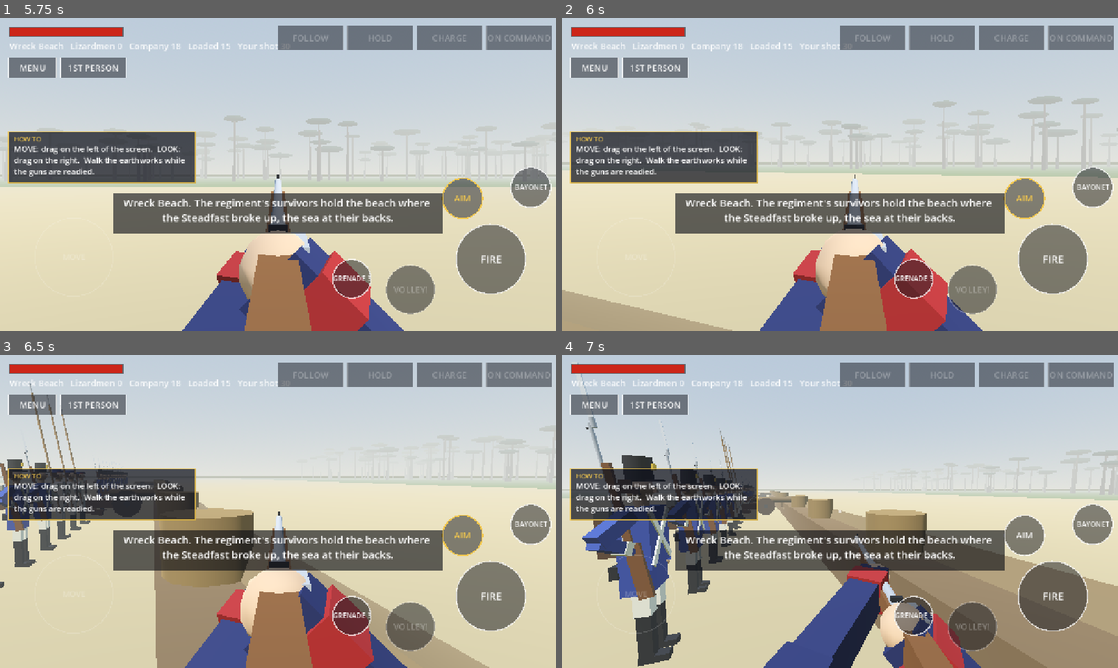
Above: before the commit, frames 1-4 (two rows, left to right).
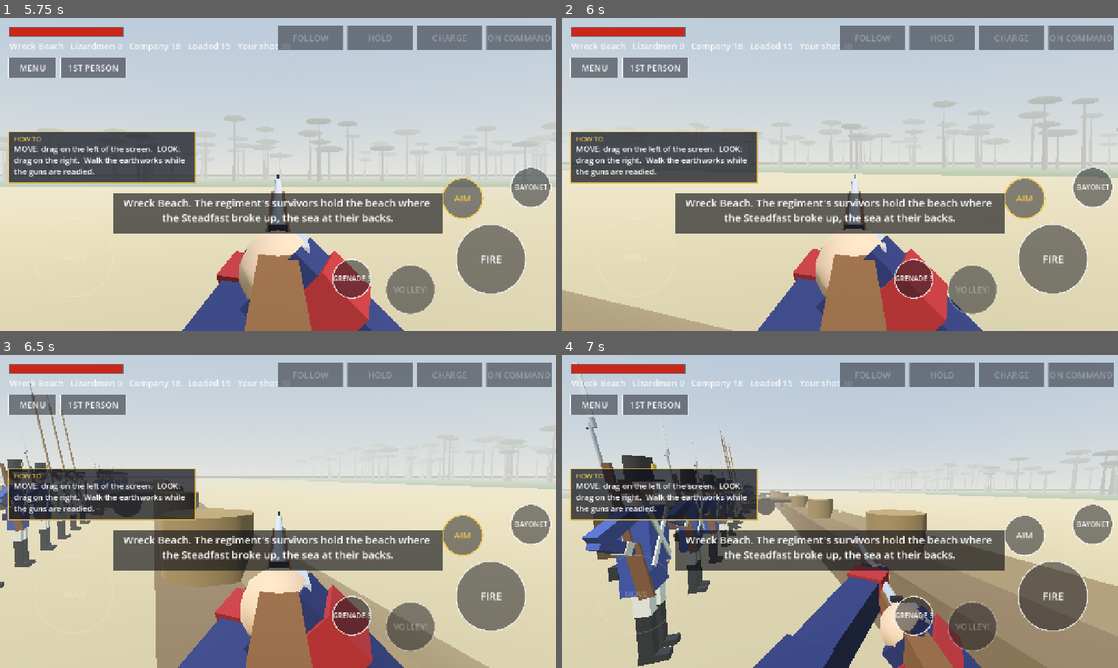
Above: after the commit, the same moments.

Repository: cavaleirobrancopensante/MusketFPS
Game: Godot game, scene res://scenes/menu.tscn
The game is run twice, just before and just after one commit, with the same random seed, the same clock (stepped at 60 frames per second) and the same inputs.
Inputs (mouse positions are in pixels of both pictures, inside the frame that each line leads up to):
- Up to frame 1 (5.75 s): click "NEW CAMPAIGN" at 0.5 s; click "NEW CAMPAIGN" at 1.25 s; click "Start battles in third person" at 2 s; click "Start battles in third person" at 2.75 s; click "START HERE" at 3.5 s; click "SKIP ▸" at 4.25 s; tap Enter at 5 s; move the mouse to (250, 237) at 5.02 s; hold W (move_forward) from 5.03 s (still down); tap Z (aim) at 5.1 s; click (250, 237) at 5.17 s
- Up to frame 2 (6 s): release W (move_forward) at 5.75 s; drag from (1006, 221) to (812, 237) at 5.77 s
- Up to frame 3 (6.5 s): no input
- Up to frame 4 (7 s): move the mouse to (673, 464) at 6.52 s; hold A (move_left) from 6.53 s (still down); tap E (block) at 6.6 s; tap Z (aim) at 6.8 s

Frame 1 is identical in both runs. In frame 2, 0.1% of the frame differs, in the area x 35-70%, y 73-100%; in frame 3, 0.3%; in frame 4, 0.7%, in the area x 34-75%, y 66-100%.

Commit message:
Music plays without an import, your body in first person, third-person aim sight
- Music: if a track hasn't been imported (a project synced onto the phone),
  decode the raw .ogg; the player panel shows why if a track still can't open
- First person: torso, coat and legs are there when you look down (only the
  head, collar and epaulettes are hidden); the eye leans out over the chest
- Third person: aiming pulls the camera in over the shoulder, and a small
  ring sight tightens round the dot

Co-Authored-By: Claude Opus 5.5 <noreply@anthropic.com>
Claude-Session: https://claude.ai/code/session_01HuFGXcEGY55MGcQ6NUu6tq

Diff:
--- a/scripts/hud.gd
+++ b/scripts/hud.gd
@@ -287,10 +287,17 @@
 
 	# Crosshair and hit marker.
 	var c := s * 0.5
-	# Sighting down the barrel replaces the crosshair dot.
-	var dot_a := 0.85 * (1.0 - clampf(player.aim_amount * 1.5, 0.0, 1.0))
-	if dot_a > 0.01:
-		draw_circle(c, 2.5, Color(1, 1, 1, dot_a))
+	# First person: sighting down the barrel replaces the crosshair dot.
+	# Third person has no barrel to sight along: aiming tightens a small
+	# ring round the dot instead.
+	if player.third_person:
+		draw_circle(c, 2.5, Color(1, 1, 1, 0.9))
+		var r := lerpf(14.0, 6.0, player.aim_amount)
+		draw_arc(c, r, 0.0, TAU, 24, Color(1, 1, 1, 0.35 + 0.45 * player.aim_amount), 1.5)
+	else:
+		var dot_a := 0.85 * (1.0 - clampf(player.aim_amount * 1.5, 0.0, 1.0))
+		if dot_a > 0.01:
+			draw_circle(c, 2.5, Color(1, 1, 1, dot_a))
 	if hit_marker > 0.0:
 		var a := hit_marker / 0.35
 		var col := Color(1, 0.3, 0.2, a)
--- a/scripts/music.gd
+++ b/scripts/music.gd
@@ -206,12 +206,27 @@
 	index = 0
 
 
+## The imported track if the editor has imported it; failing that, the raw
+## .ogg decoded straight from the project folder (a project synced onto the
+## phone may not have been imported yet, and then load() gives nothing).
+var last_error := ""
+
+
 func _load_stream(path: String) -> AudioStream:
+	var s: AudioStream = null
 	if ResourceLoader.exists(path):
-		return load(path)
-	if FileAccess.file_exists(path):
-		return AudioStreamOggVorbis.load_from_file(path)
-	return null
+		s = load(path) as AudioStream
+	if s == null and FileAccess.file_exists(path):
+		var bytes := FileAccess.get_file_as_bytes(path)
+		if bytes.size() > 0:
+			s = AudioStreamOggVorbis.load_from_buffer(bytes)
+	if s == null:
+		last_error = "Can't open %s (%s)" % [path.get_file(),
+			"file missing" if not FileAccess.file_exists(path) else "not readable"]
+		push_warning("Music: " + last_error)
+	else:
+		last_error = ""
+	return s
 
 
 func _play(track_id: String, from_pos: float = 0.0) -> void:
@@ -220,7 +235,7 @@
 		return
 	var stream := _load_stream(t["file"])
 	if stream == null:
-		push_warning("Music: missing " + String(t["file"]))
+		state_changed.emit()
 		return
 	current = t
 	var old: AudioStreamPlayer = _players[_active]
--- a/scripts/music_bar.gd
+++ b/scripts/music_bar.gd
@@ -122,6 +122,8 @@
 	var t: Dictionary = Music.current
 	_title.text = "♪ " + (String(t["title"]) if not t.is_empty() else "Nothing playing")
 	_sub.text = Music.label(t) + ("" if Music.auto else "  ·  manual")
+	if Music.last_error != "":
+		_sub.text = Music.last_error
 	_pause.text = "PLAY" if Music.paused else "PAUSE"
 	_shuffle.text = "RANDOM" if Music.shuffle else "IN ORDER"
 	_auto.text = "AUTO: ON" if Music.auto else "AUTO: OFF"
--- a/scripts/player.gd
+++ b/scripts/player.gd
@@ -238,9 +238,11 @@
 
 func _update_camera() -> void:
 	if third_person and rig != null:
-		# Over the right shoulder; the orbit follows your pitch.
-		var pivot := Vector3(0.45, 1.65, 0.0)
-		var offset := Basis(Vector3.RIGHT, pitch) * Vector3(0.0, 0.2, 2.6)
+		# Over the right shoulder; the orbit follows your pitch. Aiming pulls
+		# the camera in tight over the shoulder (the HUD keeps a small sight).
+		var k := aim_amount * aim_amount * (3.0 - 2.0 * aim_amount)
+		var pivot := Vector3(lerpf(0.45, 0.72, k), lerpf(1.65, 1.74, k), 0.0)
+		var offset := Basis(Vector3.RIGHT, pitch) * Vector3(0.0, lerpf(0.2, 0.06, k), lerpf(2.6, 1.6, k))
 		var pos := pivot + offset
 		pos.y = maxf(pos.y, 0.35)
 		camera.position = pos
@@ -248,6 +250,10 @@
 		# Eye at the head; your own torso is hidden in first person, and the
 		# arms rise from below the screen, so nothing of you blocks the view.
 		camera.position = Vector3(0, 1.64, 0.02)
+		# Looking down at yourself, the eye leans out over your chest so you
+		# see your coat, belt and boots rather than the inside of your collar.
+		var down := clampf((-pitch - 0.25) / 0.8, 0.0, 1.0)
+		camera.position += Vector3(0, -0.04, -0.17) * down
 	camera.rotation = Vector3(pitch, 0, 0)
 	if asleep_left > 0.0 or wake_left > 0.0:
 		# On your back by the fire, looking at the stars, then up on your feet.
--- a/scripts/rig3d.gd
+++ b/scripts/rig3d.gd
@@ -86,6 +86,7 @@
 var bayonet_in_hand := false
 var ramrod_on := false
 var show_head := true
+var _fp_hide: Array = [] # parts right under your eye (collar, epaulettes): hidden in first person
 ## A soldier's kit (Company gear ids: head, torso, primary, secondary) and
 ## pack ({water, rations, ammo}); empty means the regulation kit, full pack.
 var gear := {}
@@ -257,9 +258,9 @@
 		_part(spine, _box_mesh(Vector3(0.44, 0.04, 0.26)), RED, Vector3(0, 0.02, 0)) # sash
 		_part(spine, _box_mesh(Vector3(0.17, 0.42, 0.02)), WHITE, Vector3(0, 0.32, -0.125)) # lapels
 		_part(spine, _box_mesh(Vector3(0.03, 0.42, 0.025)), GOLD, Vector3(0, 0.32, -0.13), Vector3.ZERO, true) # buttons
-		_part(spine, _cyl_mesh(0.085, 0.09, 0.07), RED, Vector3(0, 0.6, 0)) # high collar
-		_part(spine, _box_mesh(Vector3(0.12, 0.03, 0.14)), GOLD, Vector3(0.22, 0.56, 0))
-		_part(spine, _box_mesh(Vector3(0.12, 0.03, 0.14)), GOLD, Vector3(-0.22, 0.56, 0))
+		_fp_hide.append(_part(spine, _cyl_mesh(0.085, 0.09, 0.07), RED, Vector3(0, 0.6, 0))) # high collar
+		_fp_hide.append(_part(spine, _box_mesh(Vector3(0.12, 0.03, 0.14)), GOLD, Vector3(0.22, 0.56, 0)))
+		_fp_hide.append(_part(spine, _box_mesh(Vector3(0.12, 0.03, 0.14)), GOLD, Vector3(-0.22, 0.56, 0)))
 	else:
 		_part(spine, _box_mesh(Vector3(0.06, 0.62, 0.02)), belt, Vector3(0, 0.28, -0.125), Vector3(0, 0, 38))
 		_part(spine, _box_mesh(Vector3(0.06, 0.62, 0.02)), belt, Vector3(0, 0.28, -0.125), Vector3(0, 0, -38))
@@ -532,9 +533,12 @@
 	_lean = lerpf(_lean, t_lean, k)
 	_jaw = lerpf(_jaw, t_jaw, k)
 	spine.rotation.x = -_lean
-	# First person: hide your own torso, collar and head, so the screen shows
-	# only arms and musket (the arms and legs aren't parented to the spine).
-	spine.visible = show_head
+	# First person: your head (and the collar and epaulettes right under your
+	# eye) are hidden; the rest of you is there when you look down.
+	if head != null:
+		head.visible = show_head
+	for id in _fp_hide:
+		_p_vis[id] = show_head
 
 	if kind == "lizard":
 		_update_lizard(delta, kh)
@@ -573,7 +577,8 @@
 	_hand_l = _hand_l.lerp(l_target, kh)
 	# First person: anchor the shoulders lower and a touch forward, so the
 	# upper arms rise from below the screen edge instead of beside the lens.
-	var fp_drop := Vector3.ZERO if show_head else FP_SHOULDER_DROP
+	# Looking down at your own chest, the shoulders go back where they belong.
+	var fp_drop := Vector3.ZERO if show_head else FP_SHOULDER_DROP * clampf(1.0 + aim_pitch * 1.6, 0.0, 1.0)
 	_place_arm("r", spine.transform * _shoulder_r + fp_drop, _hand_r, Vector3(1.0, -1.0, 0.4))
 	_place_arm("l", spine.transform * _shoulder_l + fp_drop, _hand_l, Vector3(-1.0, -1.0, 0.4))
 
